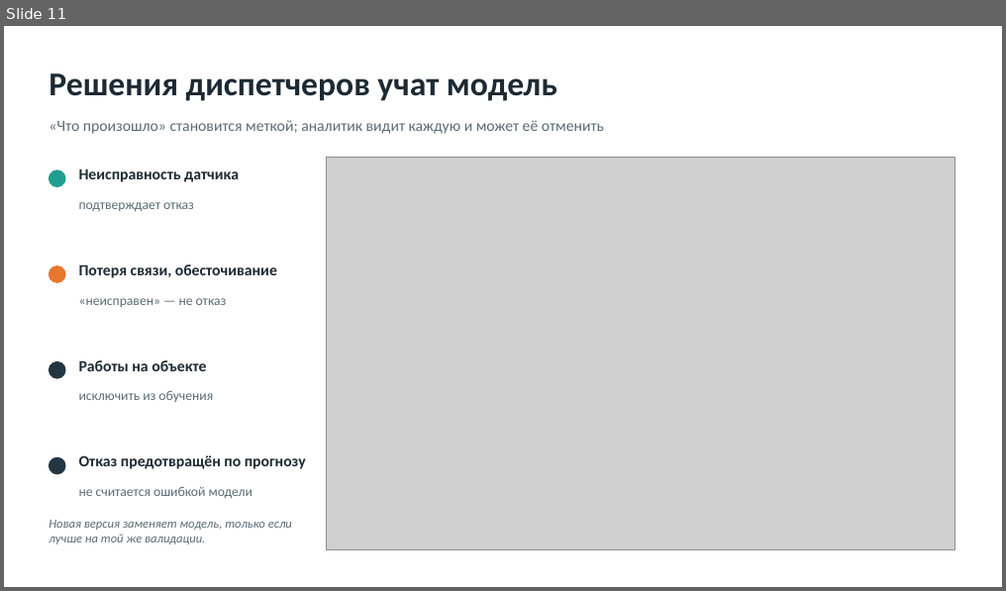
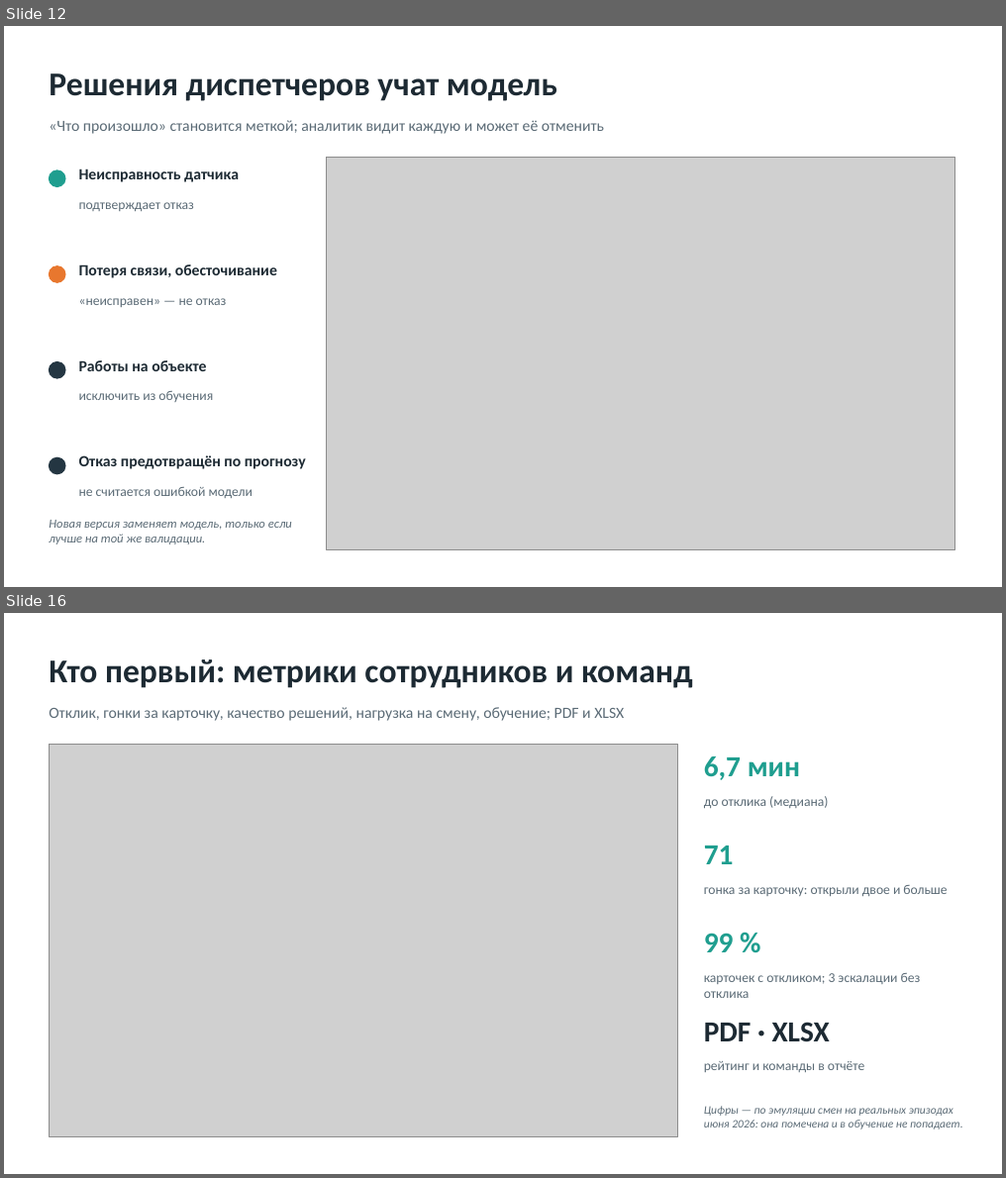
Before and after one commit to Microgit-dev/collector_incident_forecast, a slide deck: docs/delivery/out/Презентация.pptx. Shown one above the other, each under a label of ours: slide 11 before the commit, slides 12 and 16 after it; the slides between them are not shown. The pictures are 1006x591 and 1006x1178 pixels, drawn with LibreOffice and Linux fonts; fonts in the diff are those of the drawing; grey boxes stand for pictures. Boxes give left, top, right and bottom in pixels: in the first picture for what was removed or moved away, otherwise in the second. Text is boxed around its words. In the diff, an @@ line names an element or a change of style, - is before the commit and + after.

```diff
--- a/docs/delivery/out/Презентация.pptx
+++ b/docs/delivery/out/Презентация.pptx
@@ slide 16 added at <box>4,613,1002,1174</box>, background #FFFFFF @@
@@ text added at <box>49,660,693,688</box>, 32 pt, text #1D2A33, bold @@
+Кто первый: метрики сотрудников и команд
@@ text added at <box>49,707,624,721</box>, 15 pt, text #5B6B76 @@
+Отклик, гонки за карточку, качество решений, нагрузка на смену, обучение; PDF и XLSX
@@ picture added at <box>49,744,678,1137</box> @@
@@ text added at <box>704,757,800,780</box>, 28 pt, text #1F9E8F, bold @@
+6,7 мин
@@ text added at <box>704,796,828,808</box>, 13 pt, text #5B6B76 @@
+до отклика (медиана)
@@ text added at <box>704,846,734,864</box>, 28 pt, text #1F9E8F, bold @@
+71
@@ text added at <box>704,885,946,896</box>, 13 pt, text #5B6B76 @@
+гонка за карточку: открыли двое и больше
@@ text added at <box>704,933,734,953</box>, 28 pt, text #1F9E8F, bold @@
+99 %
@@ text added at <box>704,973,921,998</box>, 13 pt, text #5B6B76 @@
+карточек с откликом; 3 эскалации без отклика
@@ text added at <box>704,1022,830,1042</box>, 28 pt, text #1D2A33, bold @@
+PDF · XLSX
@@ text added at <box>704,1061,864,1072</box>, 13 pt, text #5B6B76 @@
+рейтинг и команды в отчёте
@@ text added at <box>704,1106,963,1130</box>, 11 pt, text #5B6B76, italic @@
+Цифры — по эмуляции смен на реальных эпизодах июня 2026: она помечена и в обучение не попадает.
@@ what was slide 11 is now slide 12 @@
```
Also in this commit, not shown: 10 slides changed, 4 other slides added, 2 slides removed, 16 other files.
